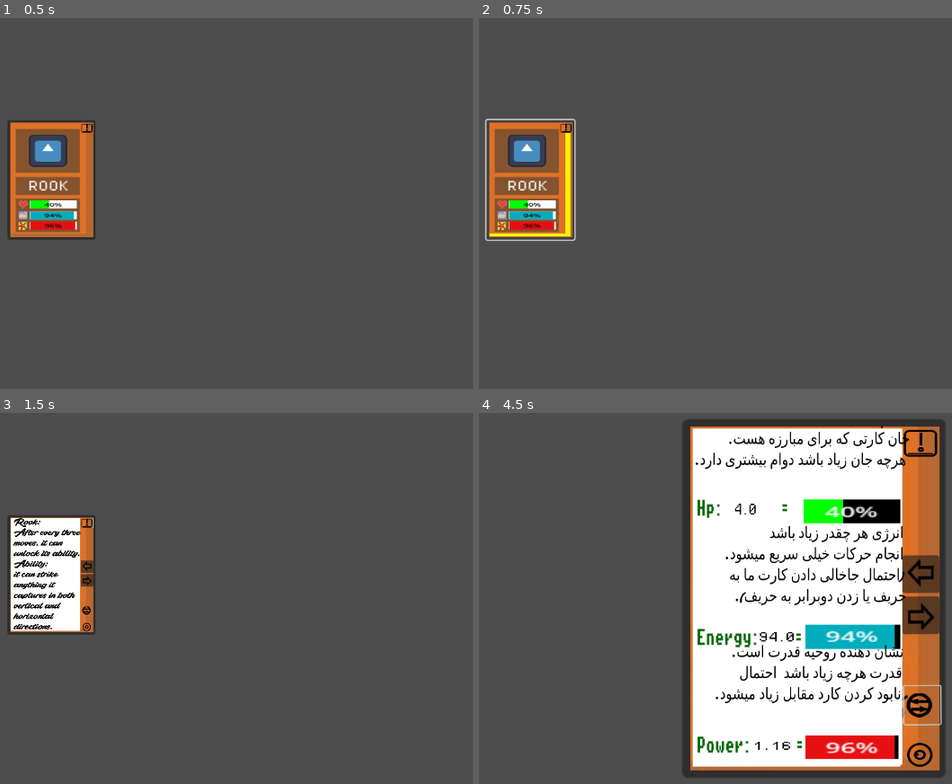
Above: before the commit, frames 1-4 (two rows, left to right).
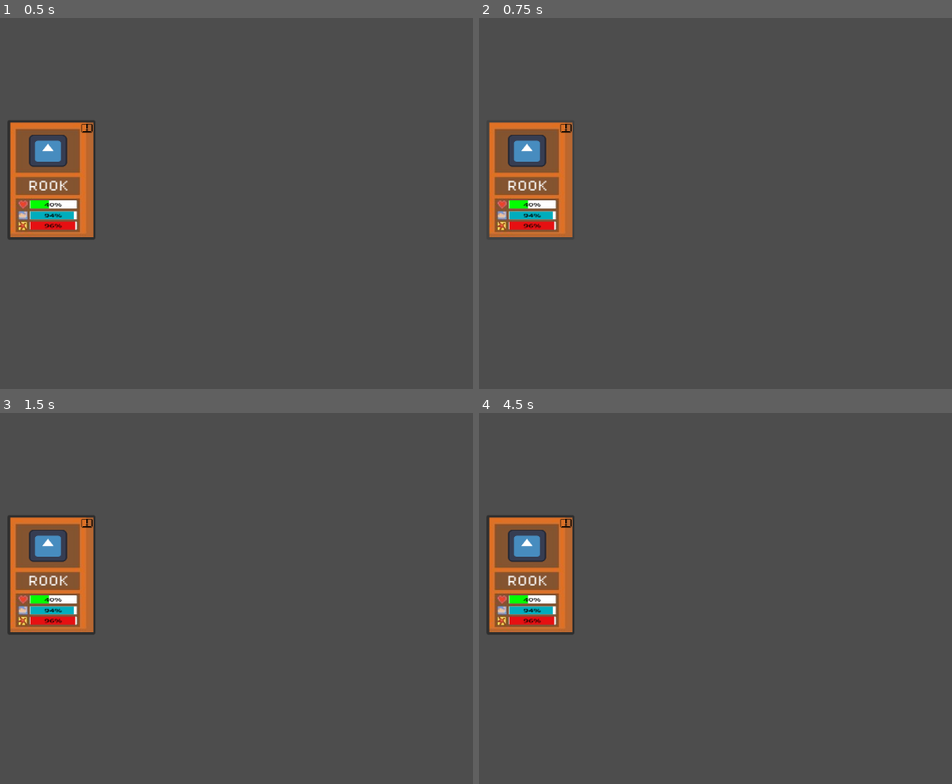
Above: after the commit, the same moments.

Repository: Caiisa-Games/caiisa
Game: Godot game, scene res://scenes/card.tscn
The game is run twice, just before and just after one commit, with the same random seed, the same clock (stepped at 60 frames per second) and the same inputs. This scene is started directly instead of the project's main scene. The engine's default icon, where the game draws it, is replaced by a stand-in: a white triangle on a blue panel in a dark square.
Inputs (mouse positions are in pixels of both pictures, inside the frame that each line leads up to):
- Up to frame 1 (0.5 s): no input
- Up to frame 2 (0.75 s): click (531, 181) at 0.5 s
- Up to frame 3 (1.5 s): click (85, 524) at 1.25 s
- Up to frame 4 (4.5 s): click (564, 565) at 2.02 s; click (564, 579) at 2.77 s; click (564, 628) at 3.52 s; click (923, 706) at 4.27 s

Frame 1 is identical in both runs. In frame 2, 0.9% of the frame differs, in the area x 1-21%, y 27-61%; in frame 3, 4.6%; in frame 4, 58%, in the area x 1-99%, y 1-99%.

Commit message:
Added drag to card

Diff:
--- a/scenes/card.gd
+++ b/scenes/card.gd
@@ -1,4 +1,4 @@
-extends Control
+extends Area2D
 
 @export var data: PieceData
 
@@ -24,6 +24,9 @@
 
 @onready var button_2: Button = $Button2
 
+var is_dragging = false
+var drag_offset = Vector2.ZERO
+
 func _ready() -> void:
 	randomize()
 
@@ -39,10 +42,6 @@
 	knock.value = randi_range(1, 100)
 	knock_3.value = knock.value
 	label_5.text = str((knock_3.value + 20) / 100)
-
-
-func _process(delta: float) -> void:
-	pass
 
 func _on_button_2_pressed() -> void:
 	if coll_3.visible == false:
@@ -95,3 +94,18 @@
 		label_8.visible = false
 		label_7.visible = true
 		labelh.visible = true
+
+func _input(event: InputEvent) -> void:
+	if event is InputEventMouseButton:
+		if event.button_index == MOUSE_BUTTON_LEFT:
+			if event.pressed:
+				is_dragging = true
+				drag_offset = get_global_mouse_position() - global_position
+				get_viewport().set_input_as_handled()
+			else:
+				is_dragging = false
+				get_viewport().set_input_as_handled()
+
+	elif event is InputEventMouseMotion and is_dragging:
+		global_position = get_global_mouse_position() - drag_offset
+		get_viewport().set_input_as_handled()
--- a/scenes/card.tscn
+++ b/scenes/card.tscn
@@ -85,19 +85,12 @@
 ProgressBar/styles/background = SubResource("StyleBoxFlat_le4ky")
 ProgressBar/styles/fill = SubResource("StyleBoxFlat_125j1")
 
-[node name="Card" type="Control"]
-layout_mode = 3
-anchors_preset = 15
-anchor_right = 1.0
-anchor_bottom = 1.0
-grow_horizontal = 2
-grow_vertical = 2
+[node name="Card" type="Area2D"]
 scale = Vector2(1.1000222, 1.0271305)
 script = ExtResource("1_d81rb")
 data = SubResource("Resource_4wvaf")
 
 [node name="Button2" type="Button" parent="."]
-layout_mode = 0
 offset_left = 24.0
 offset_top = 185.0
 offset_right = 152.0
@@ -176,7 +169,6 @@
 
 [node name="ColorRect" type="ColorRect" parent="."]
 visible = false
-layout_mode = 0
 offset_left = 29.0
 offset_top = 190.0
 offset_right = 130.0
@@ -281,7 +273,6 @@
 
 [node name="ColorRect2" type="ColorRect" parent="."]
 visible = false
-layout_mode = 0
 offset_left = 29.090322
 offset_top = 189.8493
 offset_right = 130.90645
@@ -425,7 +416,6 @@
 
 [node name="ColorRect3" type="ColorRect" parent="."]
 visible = false
-layout_mode = 0
 offset_left = 139.08809
 offset_top = 205.42668
 offset_right = 146.36067
